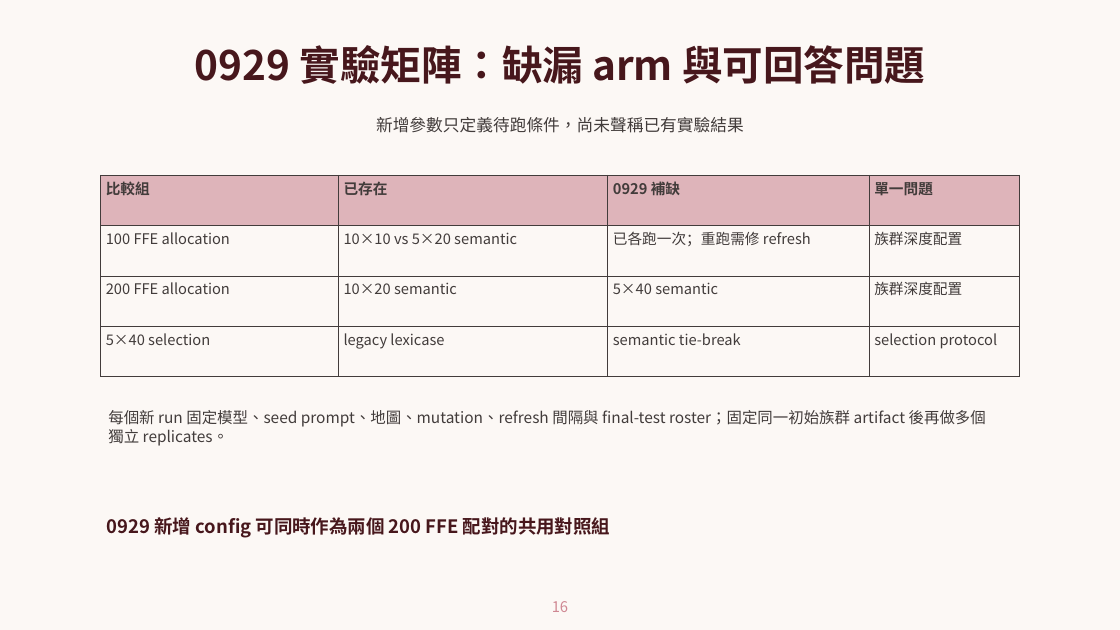
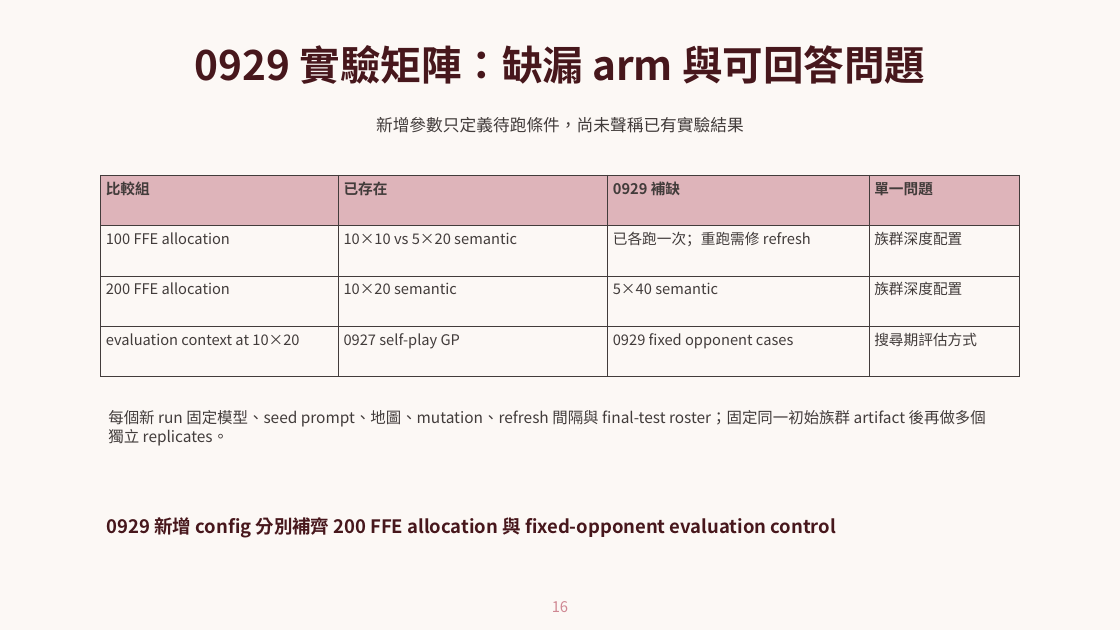
Before and after one commit to sophie8909/EAGLE, a slide deck: slide 16 of Meeting/20261001_self_play/20261001_verified.pptx. Drawn at 1120x630 pixels with LibreOffice and Linux fonts; fonts in the diff are those of the drawing; background and template pictures are left out. Boxes give left, top, right and bottom in pixels: in the first picture for what was removed or moved away, otherwise in the second. Text is boxed around its words. In the diff, an @@ line names an element or a change of style, - is before the commit and + after.

```diff
--- a/Meeting/20261001_self_play/20261001_verified.pptx
+++ b/Meeting/20261001_self_play/20261001_verified.pptx
@@ table at [100,175,1020,376] @@
-row 4: 5×40 selection | legacy lexicase | semantic tie-break | selection protocol
+row 4: evaluation context at 10×20 | 0927 self-play GP | 0929 fixed opponent cases | 搜尋期評估方式
@@ text at [107,517,836,538]: text changed @@
-0929 新增 config 可同時作為兩個 200 FFE 配對的共用對照組
+0929 新增 config 分別補齊 200 FFE allocation 與 fixed-opponent evaluation control
```
Also in this commit, not shown: 9 other slides changed, 3 other files.
